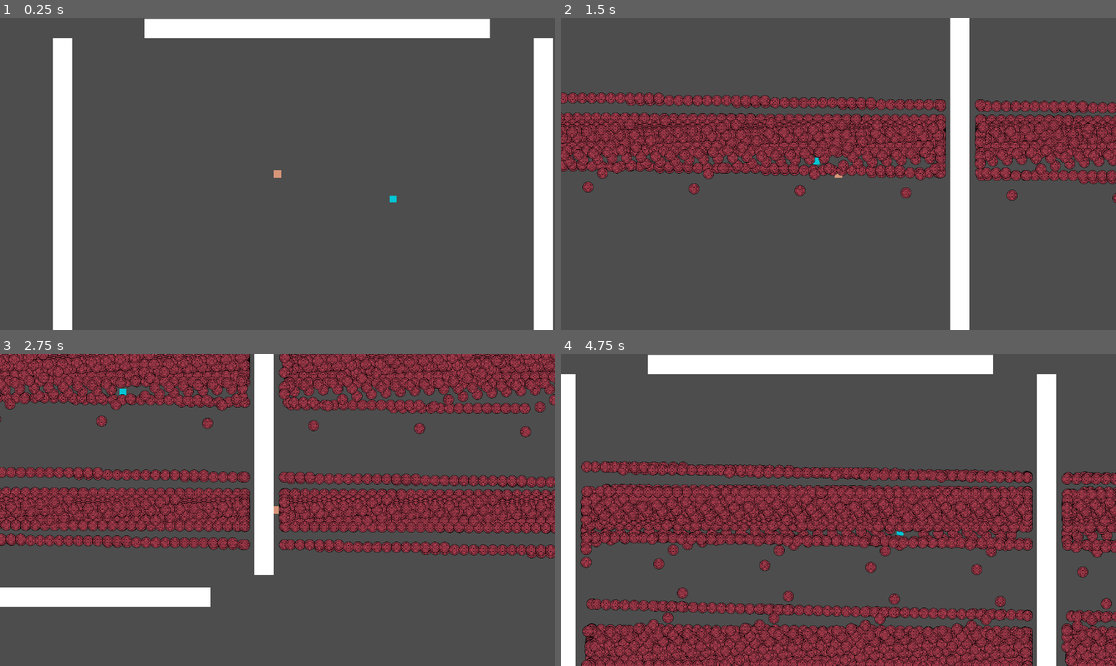
Above: before the commit, frames 1-4 (two rows, left to right).
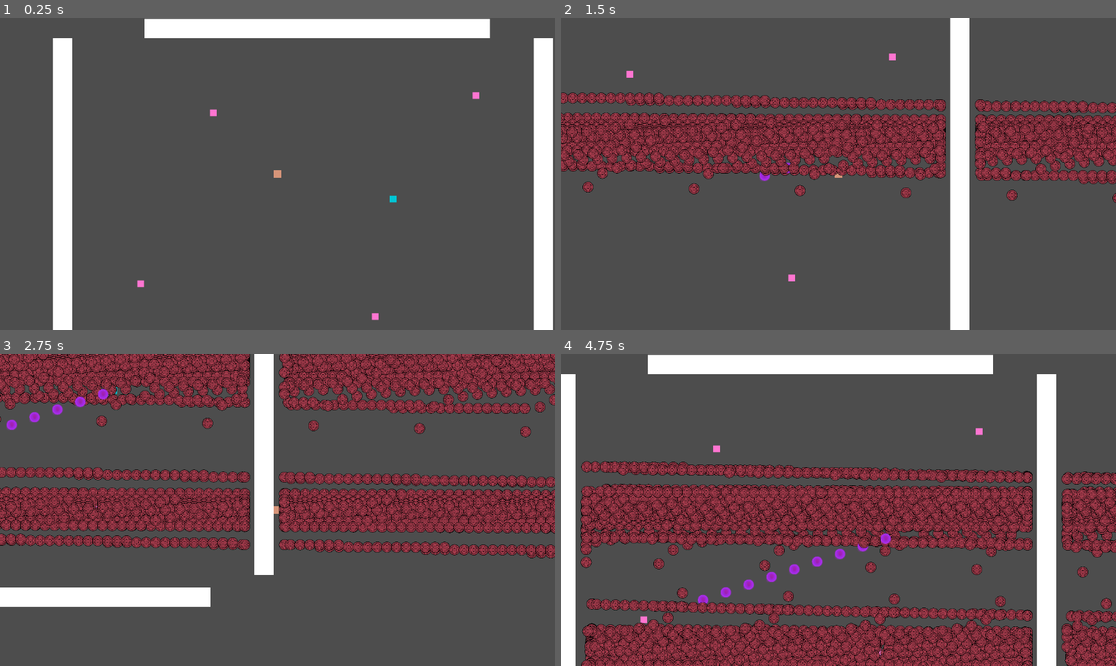
Above: after the commit, the same moments.

Repository: Simon014/PSLR2-Dungeon-Danmaku-Engine
Game: Godot game, scene res://RootScene.tscn
The game is run twice, just before and just after one commit, with the same random seed, the same clock (stepped at 60 frames per second) and the same inputs.
Inputs (mouse positions are in pixels of both pictures, inside the frame that each line leads up to):
- Up to frame 1 (0.25 s): no input
- Up to frame 2 (1.5 s): tap Enter at 0.5 s; move the mouse to (960, 158) at 0.52 s; press the mouse at (960, 158) at 0.53 s; hold D (right) 0.53-1.28 s; move the mouse to (727, 189) at 1.27 s; release the mouse at (727, 189) at 1.28 s; hold S (down) from 1.28 s (still down); click (727, 189) at 1.35 s
- Up to frame 3 (2.75 s): move the mouse to (333, 441) at 2.02 s; release S (down) at 2.03 s; press the mouse at (333, 441) at 2.03 s; hold D (right) from 2.03 s (still down)
- Up to frame 4 (4.75 s): move the mouse to (810, 572) at 2.77 s; release D (right) at 2.78 s; release the mouse at (810, 572) at 2.78 s; hold W (up) 2.78-3.53 s; click (810, 572) at 2.85 s; move the mouse to (1005, 556) at 3.52 s; press the mouse at (1005, 556) at 3.53 s; hold A (left) from 3.53 s (still down); move the mouse to (672, 463) at 4.27 s; release the mouse at (672, 463) at 4.28 s; click (672, 463) at 4.35 s

The runs differ from the first frame. In frame 1, 0.1% of the frame differs, in the area x 24-87%, y 23-97%; in frame 2, 0.2%; in frame 3, 0.4%; in frame 4, 0.7%, in the area x 14-76%, y 23-98%.

Commit message:
The enemies now take damage, and effects

Diff:
--- a/pslr-2-dungeon-danmaku-engine/Entities/enemy/enemy.gd
+++ b/pslr-2-dungeon-danmaku-engine/Entities/enemy/enemy.gd
@@ -3,29 +3,25 @@
 var movementvector
 var frametime
 var isdead
-var defence = corePartnerVars.defence
-var atk = corePartnerVars.attack
+
+#combat info
+var defence = 10
+var atk = 10
+var health = 100
+var atkspeed = 100
+var Maxhealth = 100
+
+
+var PoisonRemaining = 0
+var SlowRemaining = 0
+var DefLowerRemaining = 0
+var AtkLowerRemaining = 0
+
+func _ready() -> void:
+	pass
+	#this function will load current dungeon variables in RAM. for now it does nothing.
 
 func attack():
-	var bullet = load("res://Entities/bullets/split/Bullet.tscn").instantiate()
-	bullet.speed = 100
-	bullet.damage = 10 * atk
-	bullet.split = 3
-	bullet.color = Color(0.918, 0.911, 0.0, 1.0)
-	var split = load("res://Entities/bullets/bomb/Bullet.tscn").instantiate()
-	split.acceleration = 1
-	split.damage = 100
-	split.TTL = 1
-	split.explosionRadius = 30
-	split.explosionDamage = 0.75
-	split.color = Color(1.0, 0.559, 0.636, 1.0)
-	bullet.splitinto = split
-	if(position.distance_to(corePlayerVars.position) < position.distance_to(corePartnerVars.position) or corePartnerVars.isdead == true):
-		bullet.direction = position.direction_to(corePlayerVars.position)
-	else:
-		bullet.direction = position.direction_to(corePartnerVars.position)
-	bullet.position = position
-	get_parent().add_child(bullet)
 	pass
 
 func _on_atkcd_timeout() -> void:
@@ -35,12 +31,72 @@
 func _process(delta: float) -> void:
 	frametime = delta
 
-	if ($StunCD.time_left == 0):
-		move_and_slide()
+func _on_tick_timeout() -> void:
+	print(health)
+	if (health < 0):
+		isdead = true
+		health = 0
+		PoisonRemaining = 0
+		queue_free()
+	else:
+		if (health < Maxhealth):
+			health += coreGlobalConst.passiveheal * frametime
+		else:
+			health = Maxhealth #clamp to max health
+	if (PoisonRemaining > 0):
+		PoisonRemaining -= 1
+		health -= coreGlobalConst.poisonpower * frametime
 
 
-func _on_stun_cd_timeout() -> void:
-	#insta heal 25% of health.
-	corePartnerVars.Health = corePartnerVars.MaxHealth * coreGlobalConst.partnerstunheal
-	isdead = false
+	if (SlowRemaining > 0):
+		SlowRemaining -= 1
+
+	if (AtkLowerRemaining > 0):
+		AtkLowerRemaining -= 1
+		atk = attack * coreGlobalConst.lowatk
+	else:
+		atk = attack
+
+	if (DefLowerRemaining > 0):
+		DefLowerRemaining -= 1
+		defence = defence * coreGlobalConst.lowdef
+	else:
+		defence = defence
+
+	for i in $DetectionArea.get_overlapping_bodies():
+		if (i.friendly == true):
+			if (i.name.contains("Bullet")):
+				if position.distance_to(i.position) < 10:
+					i.queue_free()
+					if (not isdead):
+						health -= i.damage	* (100-defence)/100
+			if (i.name.contains("Effect")):
+				if (not isdead):
+					if (position.distance_to(i.position) < i.effectRadius):
+						if (i.effect == "poison"):
+							PoisonRemaining = i.effectDuration
+						if (i.effect == "speed down"):
+							SlowRemaining = i.effectDuration
+						if (i.effect == "lower defence"):
+							DefLowerRemaining = i.effectDuration
+						if (i.effect == "lower attack"):
+							AtkLowerRemaining = i.effectDuration
+				movementvector -= position.direction_to(i.position) * 0.1/position.distance_to(i.position)
+			if (i.name.contains("Bomb")):
+				if position.distance_to(i.position) < i.explosionRadius * 0.95 and i.iexploded() == false:
+					i.queue_free()
+					if (not isdead):
+						health -= i.damage * i.explosionDamage	* (100-defence)/100
+				elif position.distance_to(i.position) < 10:
+					i.queue_free()
+					if (not isdead):
+						health -= i.damage	* (100-defence)/100
+			if (i.name.contains("lazer")):
+				var distToLazer = position.distance_to(i.position)*(asin(i.position.direction_to(position).angle() - i.direction.angle()))
+				if ((abs(distToLazer) < i.width * 20) and i.isactive()):
+					if (not isdead):
+						health -= i.damage * frametime	* (100-defence)/100
+			else:
+
+				pass
 	pass # Replace with function body.
--- a/pslr-2-dungeon-danmaku-engine/Entities/enemy/enemy.tscn
+++ b/pslr-2-dungeon-danmaku-engine/Entities/enemy/enemy.tscn
@@ -34,9 +34,7 @@
 
 [node name="Tick" type="Timer" parent="." unique_id=549217632]
 wait_time = 0.05
-
-[node name="StunCD" type="Timer" parent="." unique_id=1759426760]
-wait_time = 5.0
-one_shot = true
+autostart = true
 
 [connection signal="timeout" from="ATKCD" to="." method="_on_atkcd_timeout"]
+[connection signal="timeout" from="Tick" to="." method="_on_tick_timeout"]
--- a/pslr-2-dungeon-danmaku-engine/Entities/player/PlayerController.gd
+++ b/pslr-2-dungeon-danmaku-engine/Entities/player/PlayerController.gd
@@ -11,7 +11,9 @@
 	bullet.split = 8
 	bullet.color = Color(1.0, 0.564, 0.312, 1.0)
 	bullet.image = "DebugBullet2.png"
+	bullet.friendly = true
 	var splitter = load("res://Entities/bullets/bomb/Bullet.tscn").instantiate()
+	splitter.friendly = true
 	splitter.speed = 300
 	splitter.acceleration = -1
 	splitter.TTL = 2
--- a/pslr-2-dungeon-danmaku-engine/RootScene.tscn
+++ b/pslr-2-dungeon-danmaku-engine/RootScene.tscn
@@ -3,6 +3,7 @@
 [ext_resource type="Script" uid="uid://qpp2q3t74mg3" path="res://debug.gd" id="1_03604"]
 [ext_resource type="PackedScene" uid="uid://cgtr8wu6fmp36" path="res://Entities/player/Player.tscn" id="1_vw6t8"]
 [ext_resource type="PackedScene" uid="uid://dmcsko740rpui" path="res://Entities/partner/Partner.tscn" id="3_y8vh0"]
+[ext_resource type="PackedScene" uid="uid://plarhlsmydmo" path="res://Entities/enemy/enemy.tscn" id="4_p6tge"]
 
 [sub_resource type="RectangleShape2D" id="RectangleShape2D_y8vh0"]
 size = Vector2(62, 756)
@@ -69,3 +70,15 @@
 [node name="CollisionShape2D" type="CollisionShape2D" parent="StaticBody2D5" unique_id=1263767008]
 position = Vector2(21, 368)
 shape = SubResource("RectangleShape2D_y8vh0")
+
+[node name="Enemy" parent="." unique_id=76727699 instance=ExtResource("4_p6tge")]
+position = Vector2(285, 482)
+
+[node name="Enemy2" parent="." unique_id=295681734 instance=ExtResource("4_p6tge")]
+position = Vector2(436, 127)
+
+[node name="Enemy3" parent="." unique_id=300880787 instance=ExtResource("4_p6tge")]
+position = Vector2(772, 550)
+
+[node name="Enemy4" parent="." unique_id=83090348 instance=ExtResource("4_p6tge")]
+position = Vector2(981, 91)
